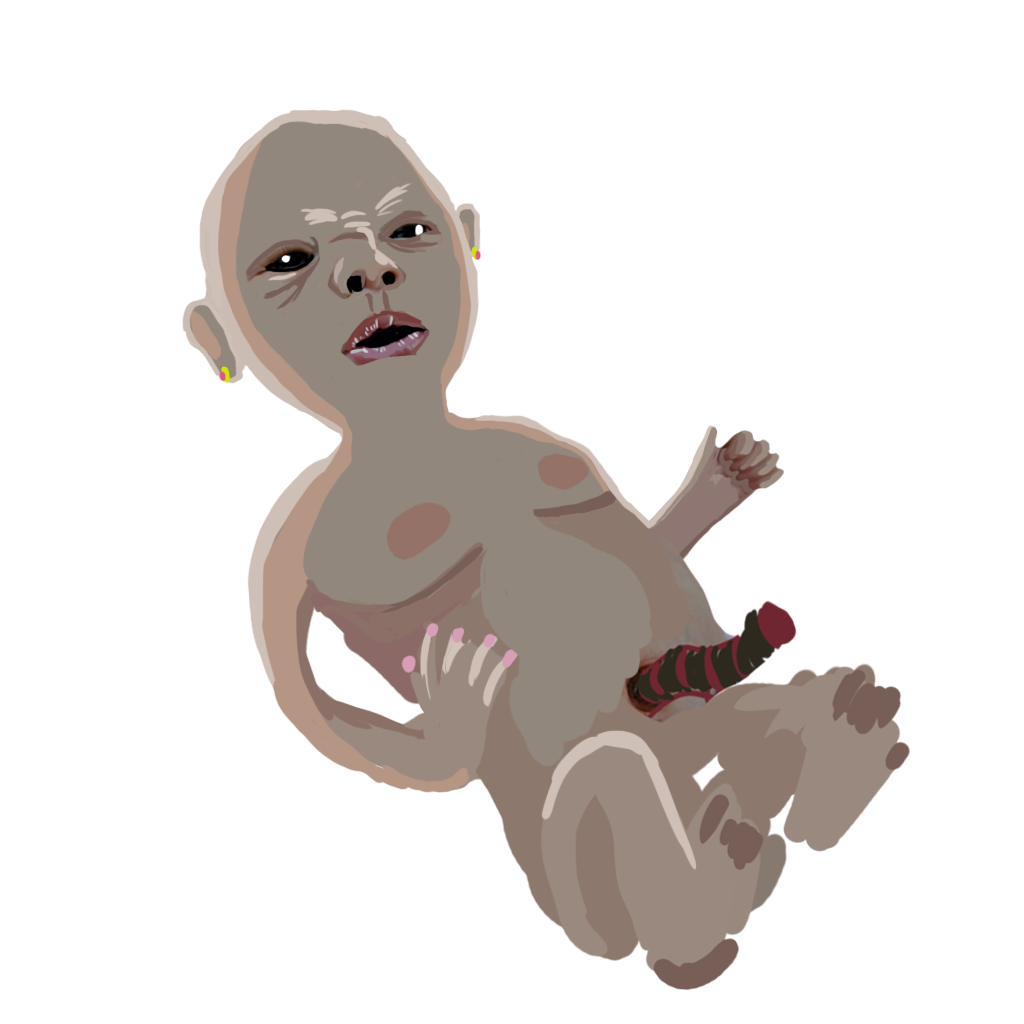
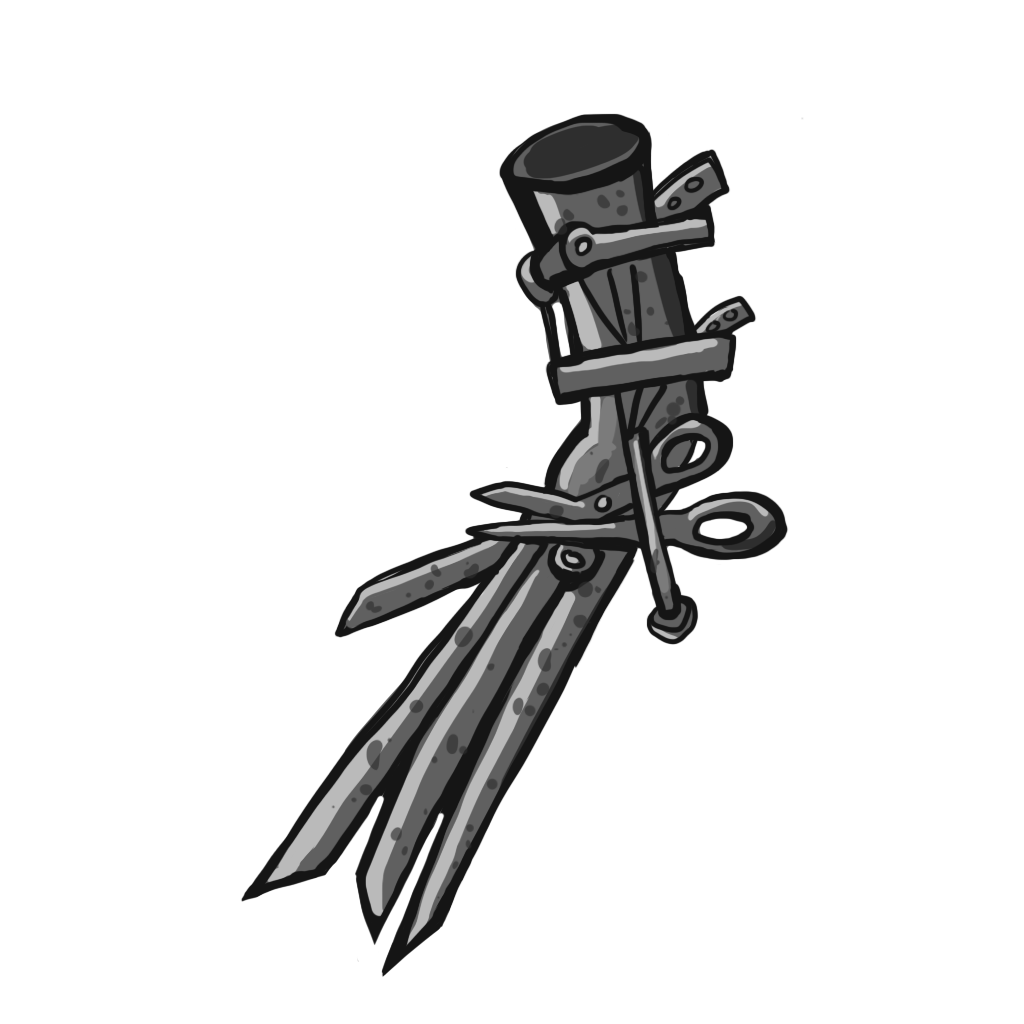
Two versions of the same layered image (1024px x 1024px). Layer-by-layer changes:
removed layer "Layer 2" over (182, 109, 910, 991)
added layer "Layer 13" (65%) above "Layer 11" over (331, 189, 685, 899)
added layer "Layer 11" above "Layer 12" over (240, 113, 789, 978)
added layer "Layer 12" above "Camada 5" over (252, 109, 804, 976)
